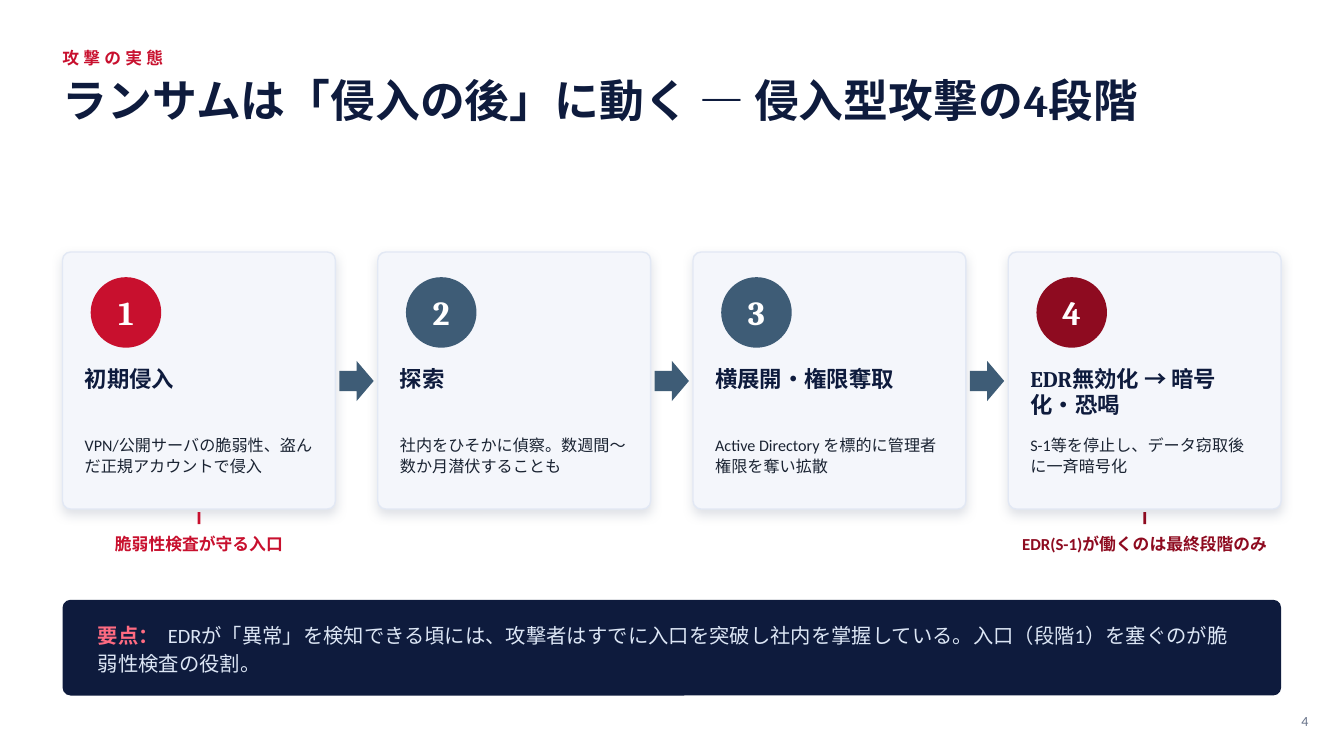
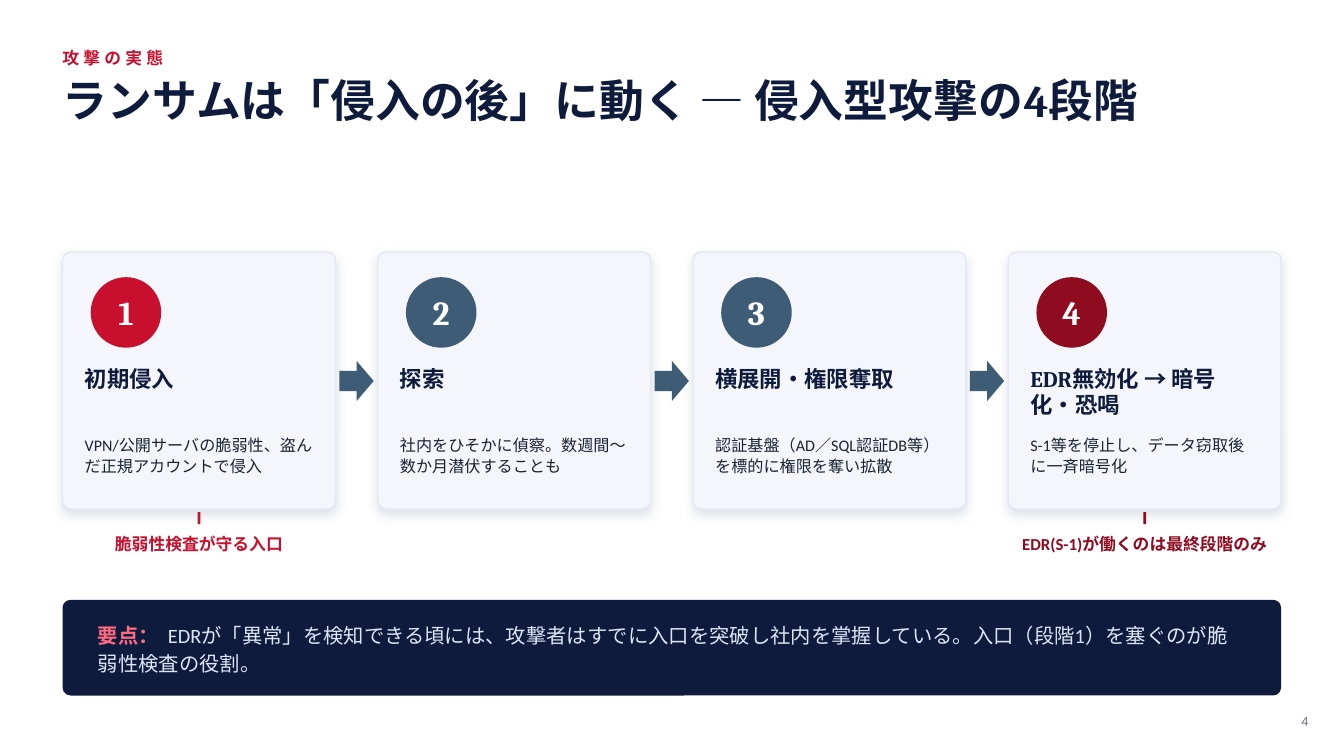
Before and after one commit to takuyaokada0115/Takuya-Okadas, a slide deck: slide 4 of 成果物/SentinelOne導入後も脆弱性検査が必要な理由.pptx. Drawn at 1344x756 pixels with LibreOffice and Linux fonts; fonts in the diff are those of the drawing. Boxes give left, top, right and bottom in pixels: in the first picture for what was removed or moved away, otherwise in the second. Text is boxed around its words. In the diff, an @@ line names an element or a change of style, - is before the commit and + after.

```diff
--- a/成果物/SentinelOne導入後も脆弱性検査が必要な理由.pptx
+++ b/成果物/SentinelOne導入後も脆弱性検査が必要な理由.pptx
@@ text at [715,437,939,474]: text changed @@
-Active Directory を標的に管理者権限を奪い拡散
+認証基盤（AD／SQL認証DB等）を標的に権限を奪い拡散
```
Also in this commit, not shown: 6 other slides changed, 1 slide added, 1 other file.
